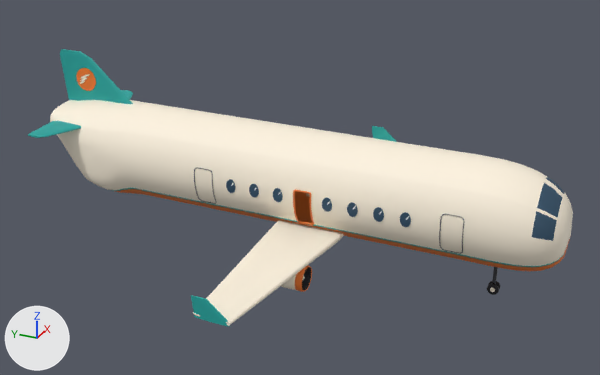
Two versions of the FBX model Overbooked/arte/avion/AvionExterior.fbx, one commit apart.
Both versions are drawn from a 50 mm camera at (-123.7, -74.8, 64.7) aimed at (-0.6, -19.4, 3.1). Arrows for +X, +Y and +Z are at lower left; the lights stay in place. The picture after the commit comes second.

Objects in the first picture: 'AvionExterior'.
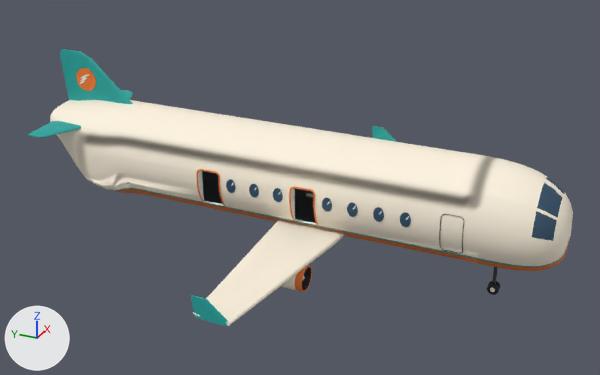
Changed parts and their boxes (x1, y1, x2, y2) in the pictures (600 x 375 px):
part 1 of me_avionexterior, rebuilt (36% wider, 8% taller)
    before: (293, 189, 314, 225)
    after: (289, 187, 318, 226)
part 2 of me_avionexterior, reshaped
    before: (68, 97, 460, 254)
    after: (68, 97, 500, 264)

The change, as a list of edits to the scene's bpy script:
```text
Change me_avionexterior:
    used by ob_avionexterior; location = (0.0, 0.0, 0.0)
    remove me_avionexterior.from_pydata(...)  # 4481 vertices, 4479 faces; spans x -38.1..38.1, y -66.0..31.5, z -10.0..22.6
    add me_avionexterior.from_pydata(...)  # 5415 vertices, 5557 faces; spans x -38.1..38.1, y -66.0..31.5, z -10.0..22.6
    me_avionexterior part 1: the loose piece of 192 vertices spanning x -8.9..-7.0, y -25.2..-21.8, z -0.1..6.7 is rebuilt with 230 vertices and now spans x -8.9..-7.2, y -25.8..-21.2, z 0.0..7.1
    me_avionexterior part 2: 15 vertices moved from x -0.8..0.8, y 12.3..30.3, z 11.0 to x -0.7..0.7, y 13.7..30.5, z 12.2; 168 vertices removed from x -8.8..8.7, y -25.0..29.4, z 0.2..10.8; 1026 vertices added at x -8.9..8.7, y -52.0..31.0, z -3.8..13.7
    other edits to the shape of me_avionexterior do not show in these pictures
```
